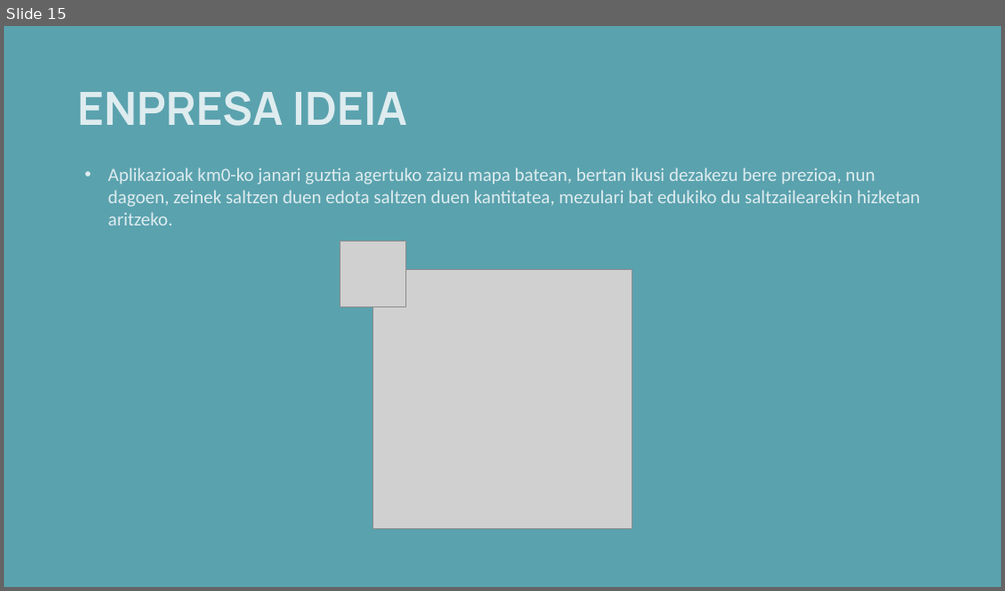
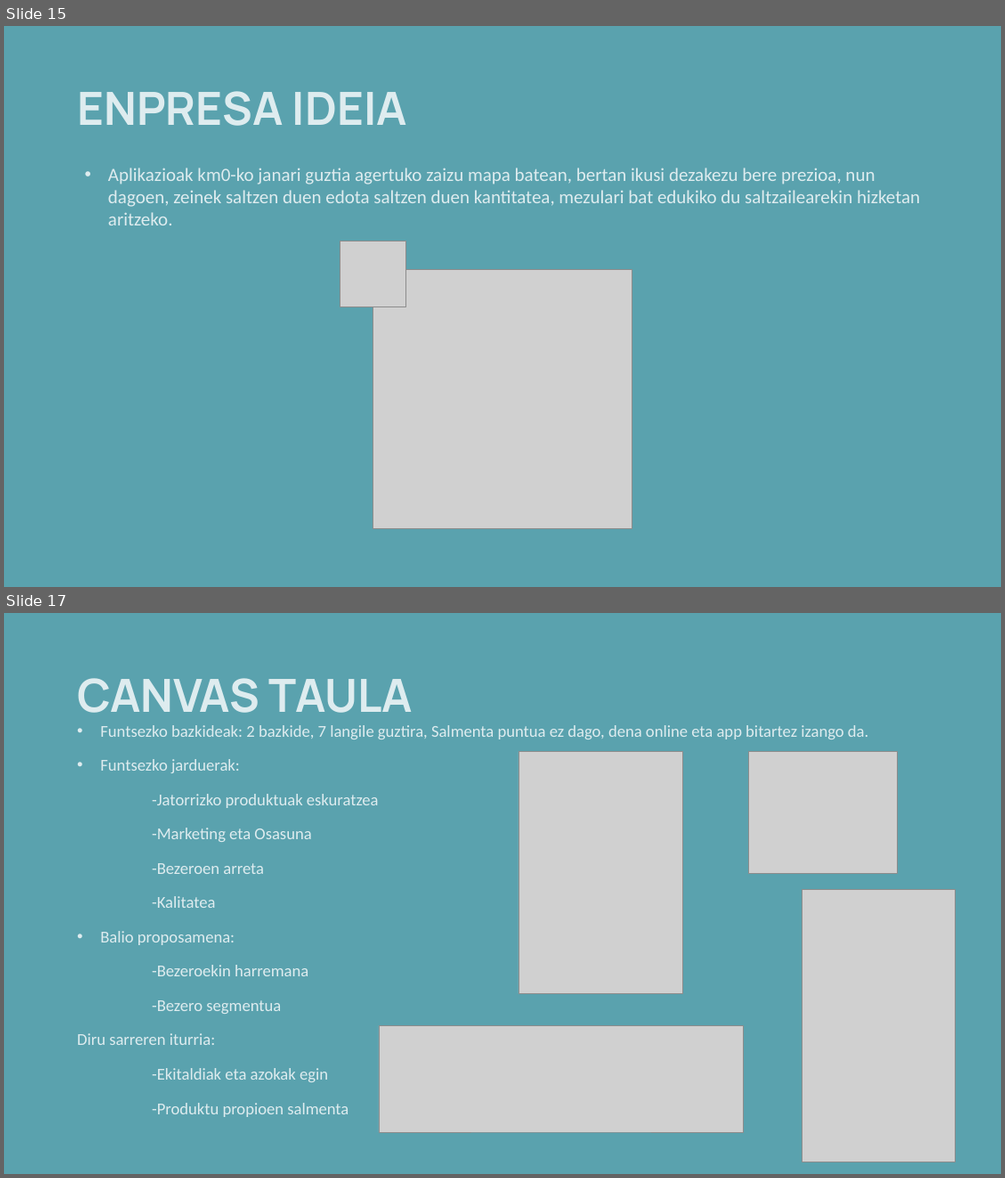
Before and after one commit to anderibanez123/ERRONKA-TSB-RETURNS, a slide deck: 10- Aukezpena/TSB ENPRESA.pptx. Shown one above the other, each under a label of ours: slide 15 before the commit, slides 15 and 17 after it; the slides between them are not shown. The pictures are 1005x591 and 1005x1178 pixels, drawn with LibreOffice and Linux fonts; fonts in the diff are those of the drawing; grey boxes stand for pictures; background and template pictures are left out. Boxes give left, top, right and bottom in pixels: in the first picture for what was removed or moved away, otherwise in the second. Text is boxed around its words. In the diff, an @@ line names an element or a change of style, - is before the commit and + after.

```diff
--- a/10- Aukezpena/TSB ENPRESA.pptx
+++ b/10- Aukezpena/TSB ENPRESA.pptx
@@ slide 17 added at (4, 613, 1001, 1174), background picture (left out) @@
@@ title added at (77, 678, 413, 713), 44 pt, text #DEECEF, bold @@
+CANVAS TAULA
@@ text added at (77, 725, 868, 1117), 16 pt, text #DEECEF @@
+• Funtsezko bazkideak: 2 bazkide, 7 langile guztira, Salmenta puntua ez dago, dena online eta app bitartez izango da.
+• Funtsezko jarduerak:
+-Jatorrizko produktuak eskuratzea
+-Marketing eta Osasuna
+-Bezeroen arreta
+-Kalitatea
+• Balio proposamena:
+-Bezeroekin harremana
+-Bezero segmentua
+Diru sarreren iturria:
+-Ekitaldiak eta azokak egin
+-Produktu propioen salmenta
@@ picture added at (518, 751, 683, 994) @@
@@ picture added at (749, 751, 898, 874) @@
@@ picture added at (802, 890, 955, 1162) @@
@@ picture added at (379, 1026, 743, 1132) @@
```
Also in this commit, not shown: 2 slides changed, 5 other slides added.
